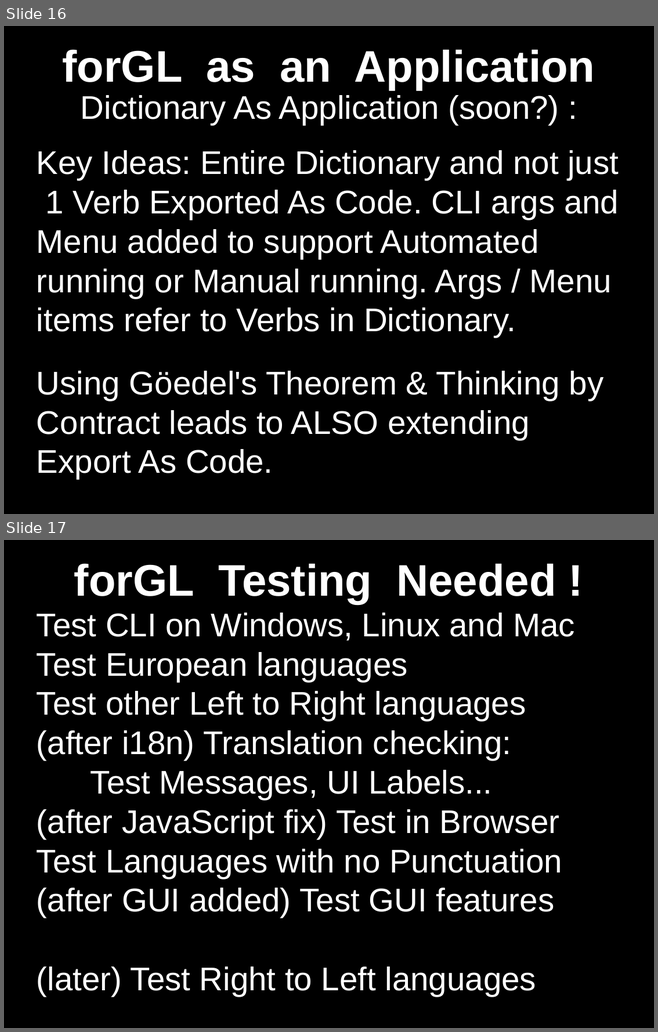
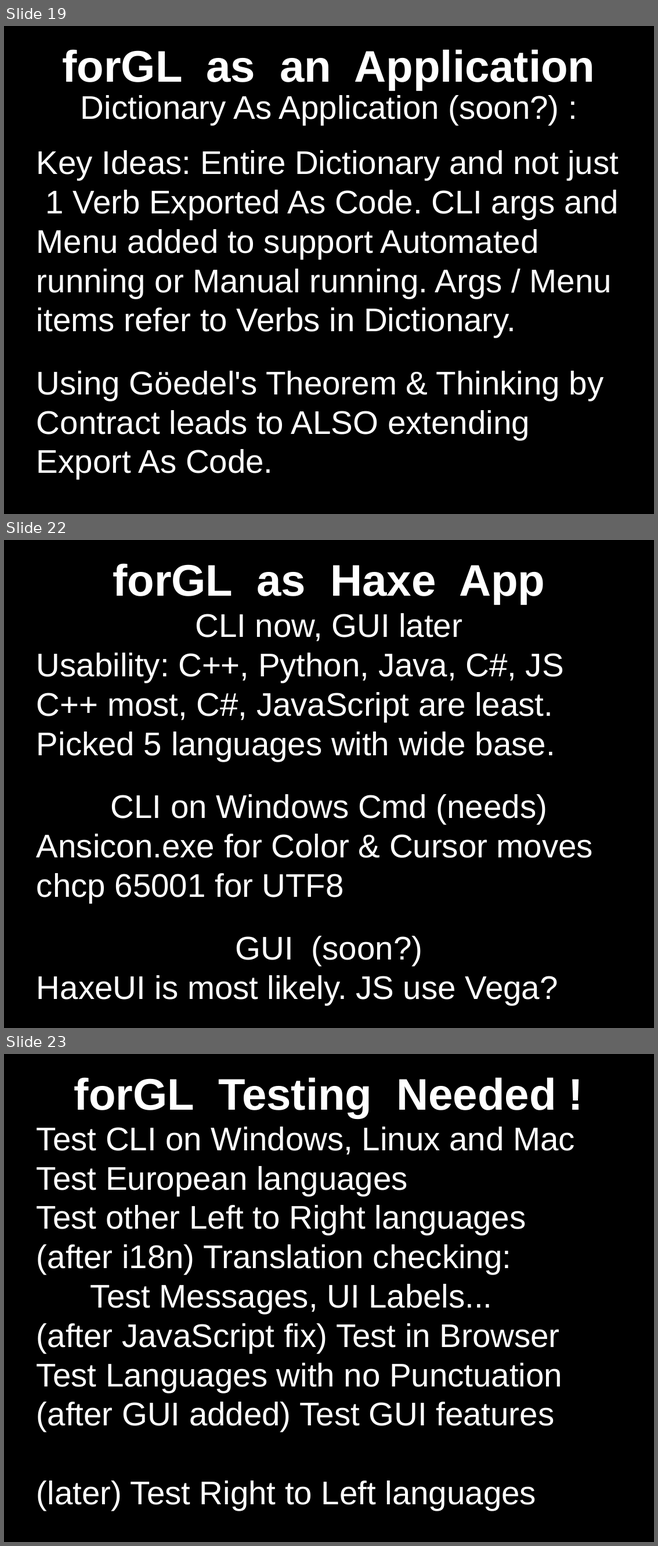
Before and after one commit to RMax2015/forGL, a slide deck: Docs/Presentations/src/forGL_at_Haxe_US_2019.odp. Shown one above the other, each under a label of ours: slides 16 and 17 before the commit, slides 19, 22 and 23 after it; the slides between them are not shown. The pictures are 658x1032 and 658x1546 pixels, drawn with LibreOffice and Linux fonts; fonts in the diff are those of the drawing. Boxes give left, top, right and bottom in pixels: in the first picture for what was removed or moved away, otherwise in the second. Text is boxed around its words. In the diff, an @@ line names an element or a change of style, - is before the commit and + after.

Commit message:
Updated Haxe Presentation

```diff
--- a/Docs/Presentations/src/forGL_at_Haxe_US_2019.odp
+++ b/Docs/Presentations/src/forGL_at_Haxe_US_2019.odp
@@ slide 22 added at (4, 540, 654, 1028), background #000000 @@
@@ title added at (112, 563, 545, 604), 54 pt, text #FFFFFF, bold @@
+forGL as Haxe App
@@ subtitle added at (36, 613, 593, 1005), 40 pt, text #FFFFFF @@
+CLI now, GUI later
+Usability: C++, Python, Java, C#, JS
+C++ most, C#, JavaScript are least.
+Picked 5 languages with wide base.
+CLI on Windows Cmd (needs)
+Ansicon.exe for Color & Cursor moves
+chcp 65001 for UTF8
+GUI (soon?)
+HaxeUI is most likely. JS use Vega?
@@ what was slide 16 is now slide 19 @@
@@ what was slide 17 is now slide 23 @@
```
Also in this commit, not shown: 8 slides changed, 5 other slides added.
